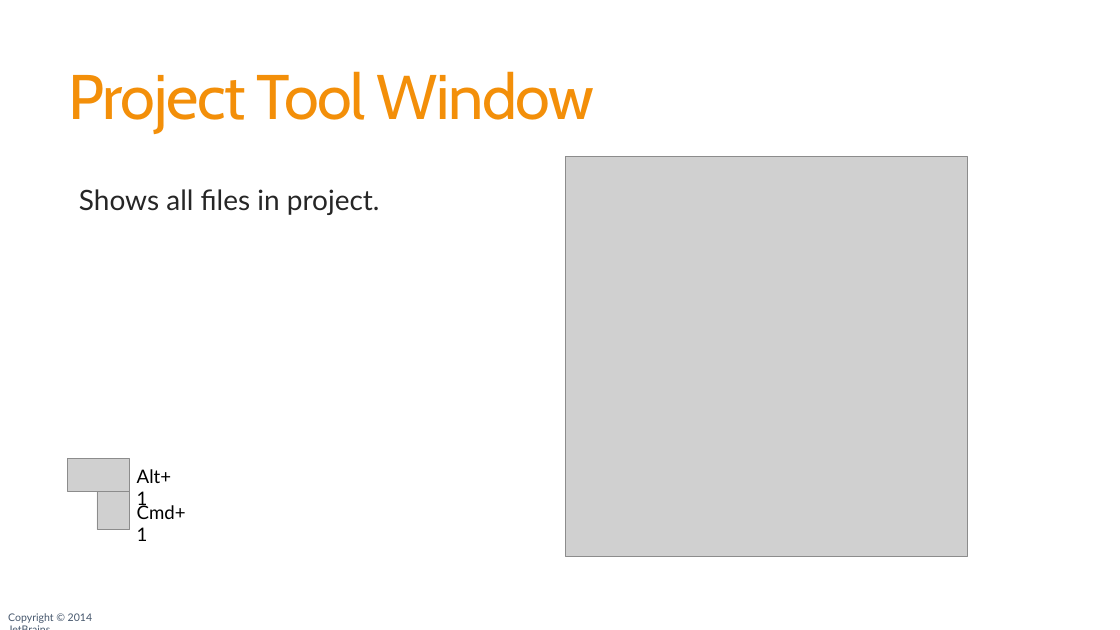
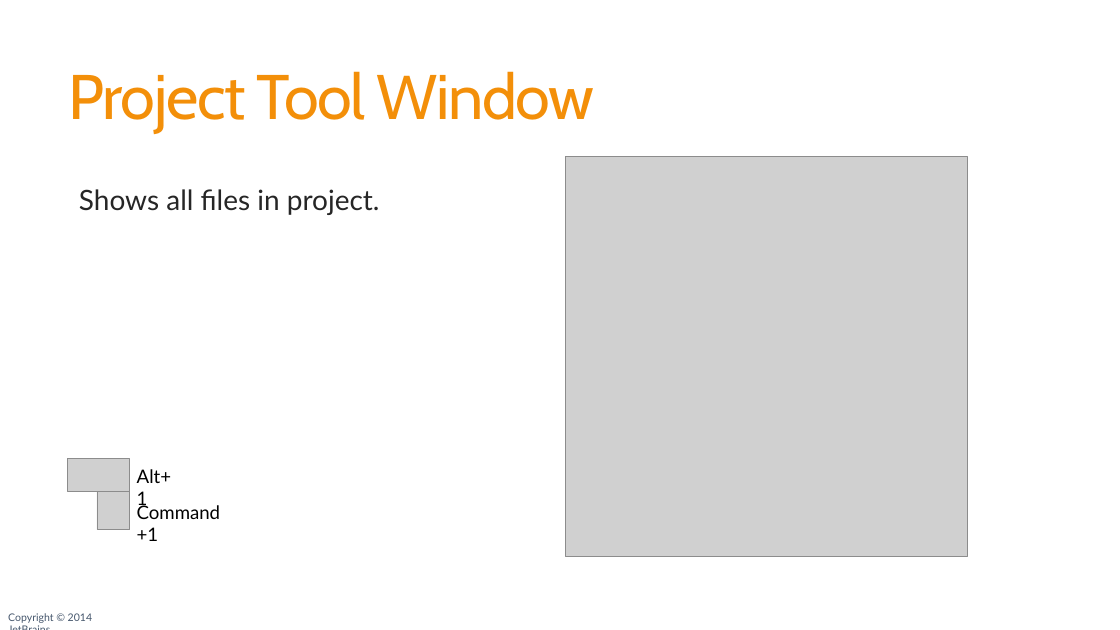
Before and after one commit to JetBrains/phpstorm-workshop, a slide deck: slide 14 of PhpStorm Workshop.pptx. Drawn at 1120x630 pixels with LibreOffice and Linux fonts; fonts in the diff are those of the drawing; grey boxes stand for pictures; background and template pictures are left out. Boxes give left, top, right and bottom in pixels: in the first picture for what was removed or moved away, otherwise in the second. Text is boxed around its words. In the diff, an @@ line names an element or a change of style, - is before the commit and + after.

```diff
--- a/PhpStorm Workshop.pptx
+++ b/PhpStorm Workshop.pptx
@@ text at [137, 503, 220, 541]: text changed @@
-Cmd+1
+Command+1
```
Also in this commit, not shown: 2 other slides changed, 1 slide removed, 1 other file.
